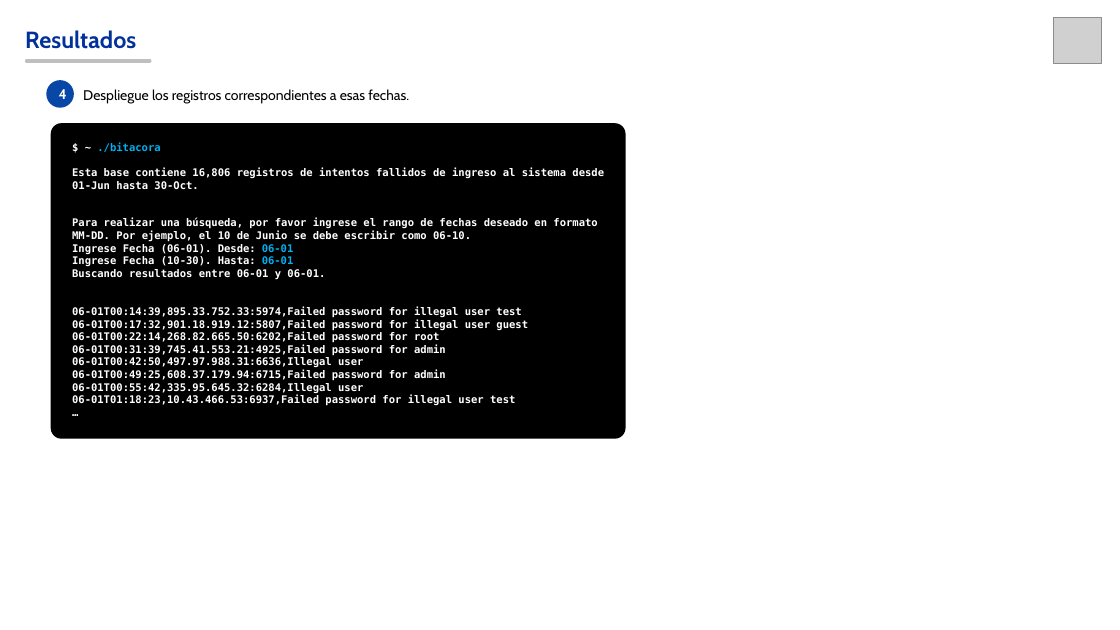
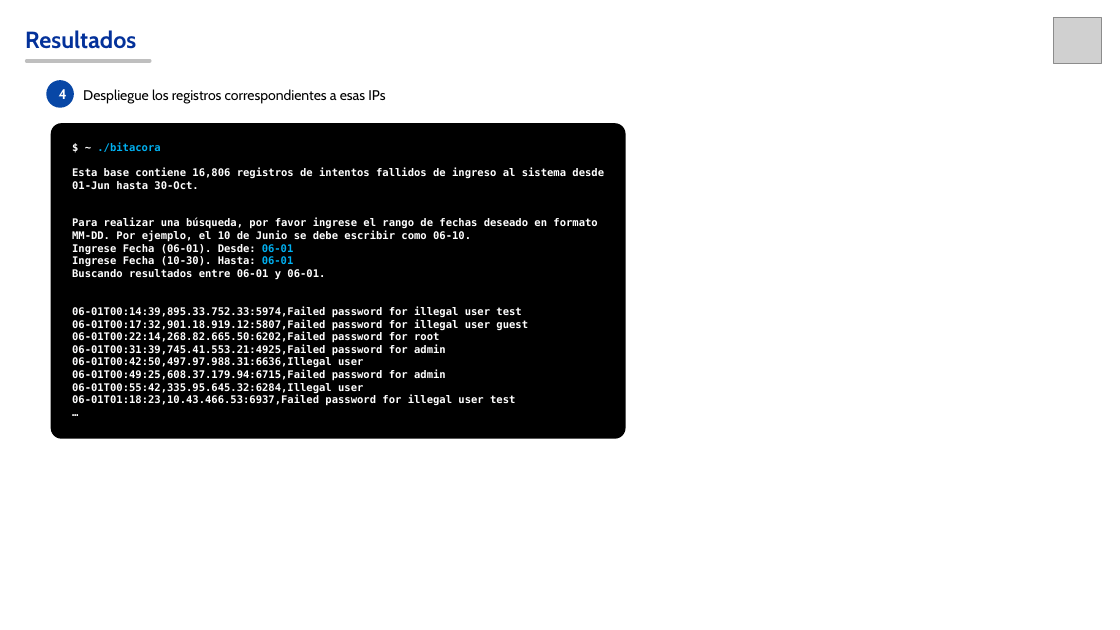
Before and after one commit to kochomati/actividad1_3, a slide deck: slide 6 of actividad_2_3/reflexiones/ReflexAct1.3-MatiasKochowski.pptx. Drawn at 1120x630 pixels with LibreOffice and Linux fonts; fonts in the diff are those of the drawing; grey boxes stand for pictures. Boxes give left, top, right and bottom in pixels: in the first picture for what was removed or moved away, otherwise in the second. Text is boxed around its words. In the diff, an @@ line names an element or a change of style, - is before the commit and + after.

```diff
--- a/actividad_2_3/reflexiones/ReflexAct1.3-MatiasKochowski.pptx
+++ b/actividad_2_3/reflexiones/ReflexAct1.3-MatiasKochowski.pptx
@@ text at box(83, 89, 385, 104): text changed @@
-Despliegue los registros correspondientes a esas fechas.
+Despliegue los registros correspondientes a esas IPs
```
Also in this commit, not shown: 5 other slides changed, 1 slide removed, 3 other files.
